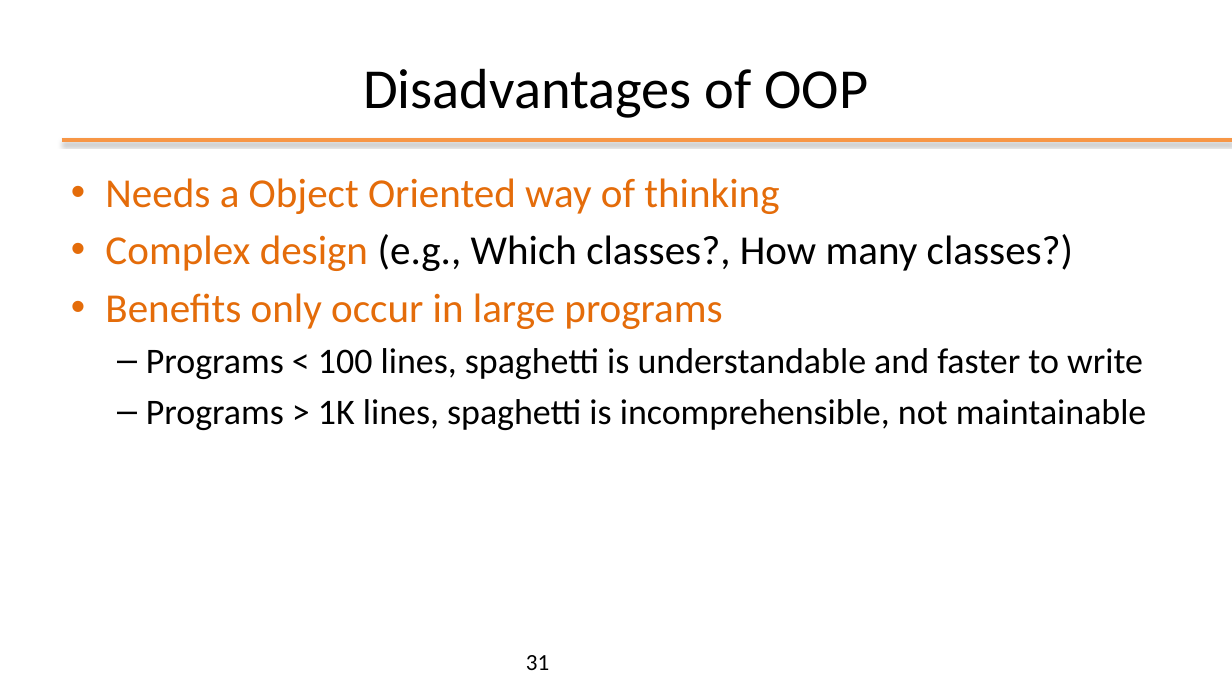
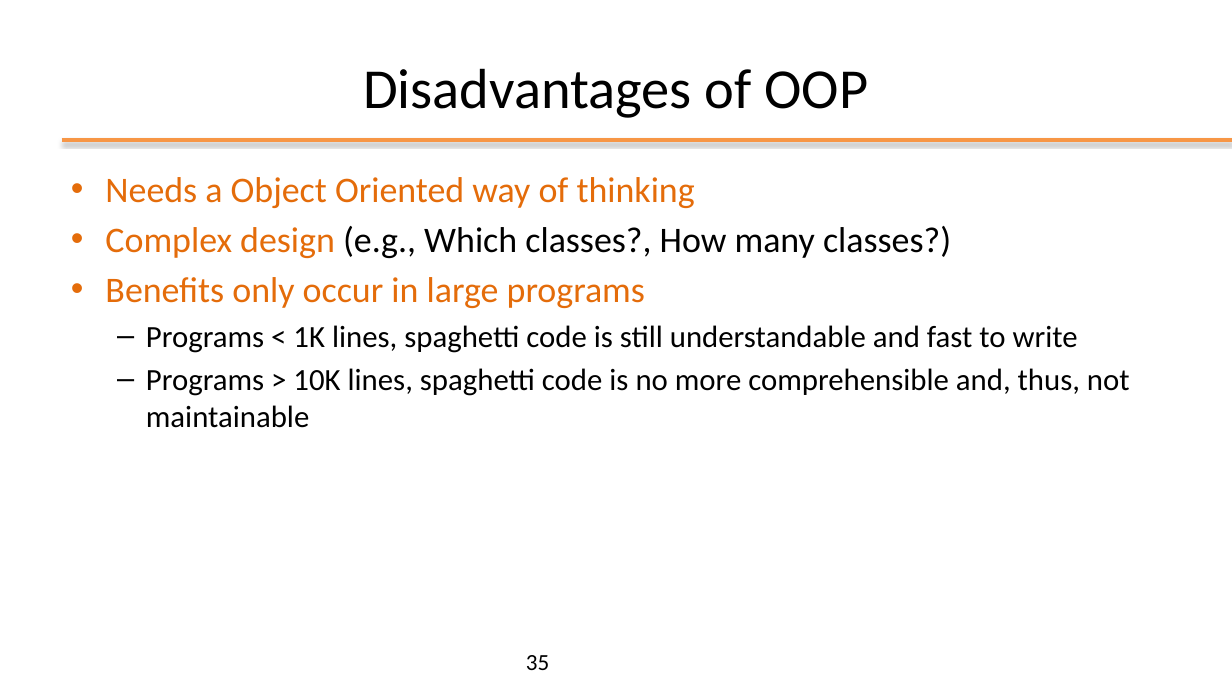
Before and after one commit to plctechnician/ooprogramming, a slide deck: slide 35 of java/slides/ppt/01 - Java From Functions to Objects.pptx (slide 31 before the commit). Drawn at 1232x693 pixels with LibreOffice and Linux fonts; fonts in the diff are those of the drawing; background and template pictures are left out. Boxes give left, top, right and bottom in pixels: in the first picture for what was removed or moved away, otherwise in the second. Text is boxed around its words. In the diff, an @@ line names an element or a change of style, - is before the commit and + after.

```diff
--- a/java/slides/ppt/01 - Java From Functions to Objects.pptx
+++ b/java/slides/ppt/01 - Java From Functions to Objects.pptx
@@ text at (x1=105, y1=177, x2=951, y2=308): size 32 to 28 pt in "Needs a Object Oriented way of thinking", "Complex design (e.g., Which classes?, How many ...", "Benefits only occur in large programs" @@
@@ text at (x1=146, y1=325, x2=1130, y2=428): text changed; size 28 to 24 pt @@
-  – Programs < 100 lines, spaghetti is understandable and faster to write
-  – Programs > 1K lines, spaghetti is incomprehensible, not maintainable
+  – Programs < 1K lines, spaghetti code is still understandable and fast to write
+  – Programs > 10K lines, spaghetti code is no more comprehensible and, thus, not maintainable
@@ page number at (x1=526, y1=655, x2=549, y2=670): text changed @@
-31
+35
```
Also in this commit, not shown: 3 other slides changed, 8 slides added, 4 slides removed, 4 other files.
